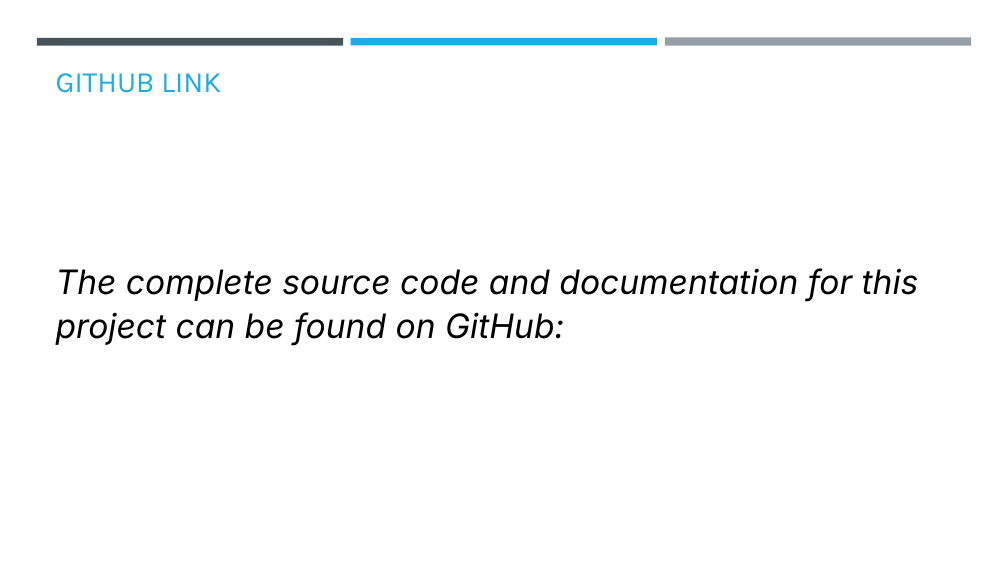
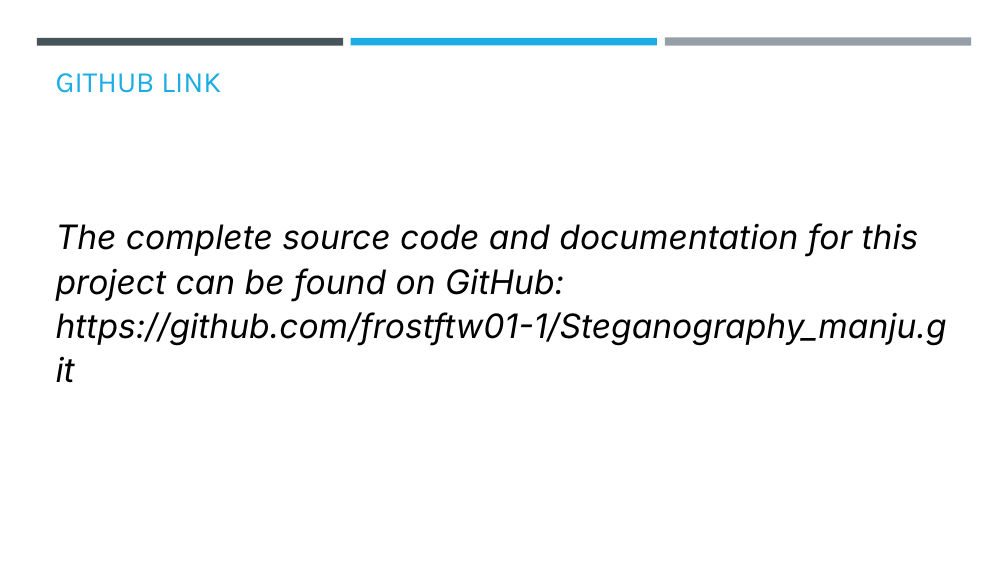
Before and after one commit to frostftw01-1/Steganography_manju, a slide deck: slide 9 of stegano.pptx. Drawn at 1008x567 pixels with LibreOffice and Linux fonts; fonts in the diff are those of the drawing; background and template pictures are left out. Boxes give left, top, right and bottom in pixels: in the first picture for what was removed or moved away, otherwise in the second. Text is boxed around its words. In the diff, an @@ line names an element or a change of style, - is before the commit and + after.

Commit message:
Yes

```diff
--- a/stegano.pptx
+++ b/stegano.pptx
@@ text at (56,223,947,346): text changed @@
-The complete source code and documentation for this project can be found on GitHub:
+The complete source code and documentation for this project can be found on GitHub: https://github.com/frostftw01-1/Steganography_manju.git
```
